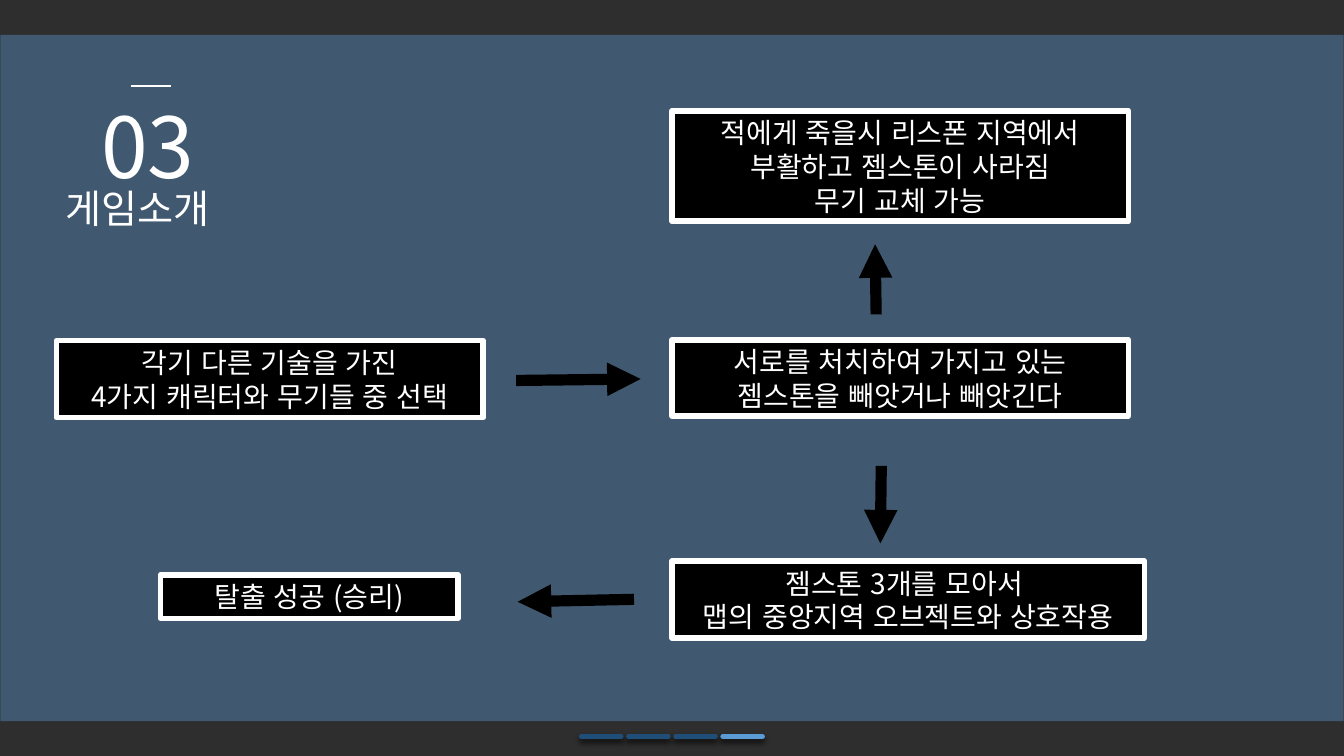
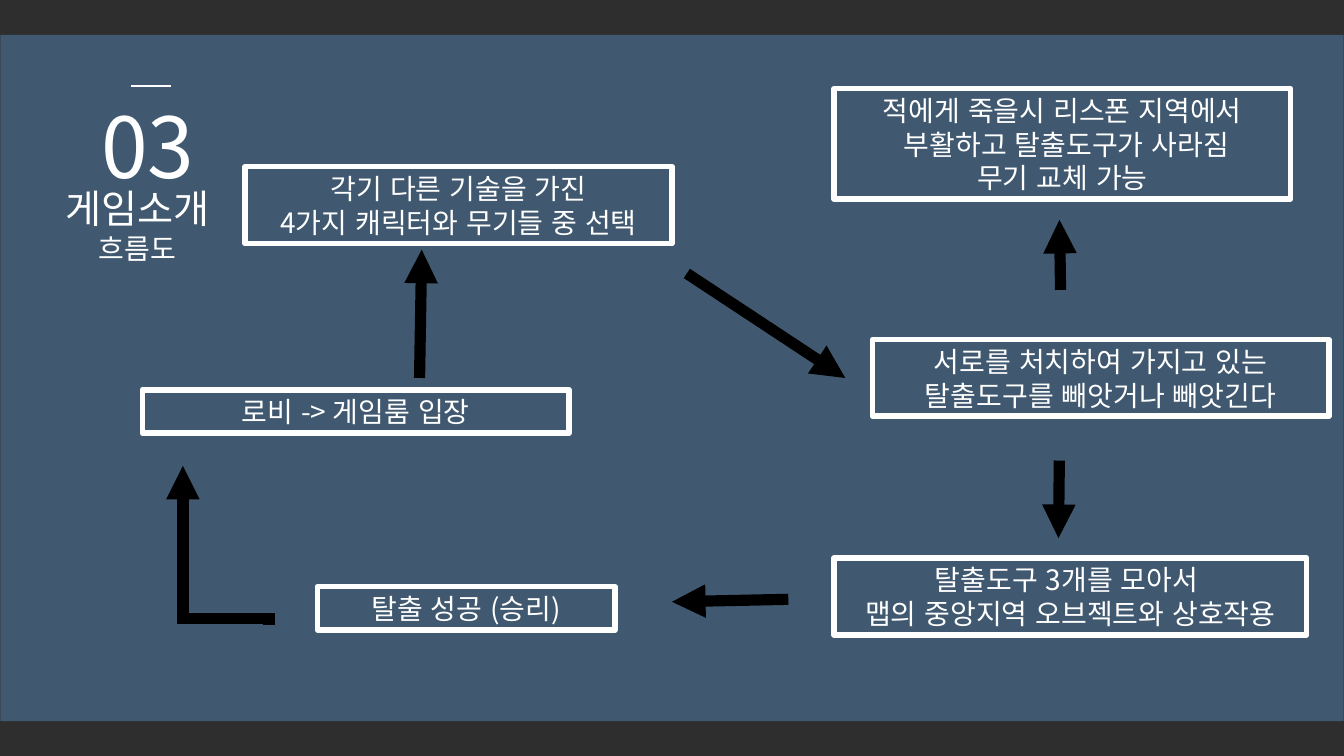
Before and after one commit to SuperTaeJun/GraduationWork, a slide deck: slide 6 of 졸업작품 제안서/졸업작품 제안서ver3.pptx. Drawn at 1344x756 pixels with LibreOffice and Linux fonts; fonts in the diff are those of the drawing; background and template pictures are left out; a plain dark background stands for a picture behind light text. Boxes give left, top, right and bottom in pixels: in the first picture for what was removed or moved away, otherwise in the second. Text is boxed around its words. In the diff, an @@ line names an element or a change of style, - is before the commit and + after.

```diff
--- a/졸업작품 제안서/졸업작품 제안서ver3.pptx
+++ b/졸업작품 제안서/졸업작품 제안서ver3.pptx
@@ rectangle "적에게 죽을시 리스폰 지역에서": place and size @@
-rectangle "적에게 죽을시 리스폰 지역에서" at (673,111,1129,222)
+rectangle "적에게 죽을시 리스폰 지역에서" at (835,89,1292,200)
@@ text in rectangle at (883,98,1242,158): text changed @@
-적에게 죽을시 리스폰 지역에서 부활하고 젬스톤이 사라짐
+적에게 죽을시 리스폰 지역에서
+부활하고 탈출도구가 사라짐
@@ rectangle "각기 다른 기술을 가진": place and size @@
-rectangle "각기 다른 기술을 가진" at (56,341,483,418)
+rectangle "각기 다른 기술을 가진" at (245,166,671,244)
@@ text at (99,236,176,261): paragraph added @@
+흐름도
@@ arrow moved from (876, 315) - (875, 244) to (1061, 290) - (1060, 220) @@
@@ arrow added from (419, 378) to (421, 250), #000000 8 pt @@
@@ arrow moved from (516, 380) - (641, 379) to (687, 273) - (846, 378) @@
@@ fill #000000 to none in 5 elements at (318,587,615,630), (835,559,1308,635), (835,89,1292,200), (245,166,671,244), (872,340,1329,416) @@
@@ rectangle "서로를 처치하여 가지고 있는 탈출도구를 ...": place and size @@
-rectangle "서로를 처치하여 가지고 있는 탈출도구를 ..." at (673,340,1129,416)
+rectangle "서로를 처치하여 가지고 있는 탈출도구를 ..." at (872,340,1329,416)
@@ text in rectangle at (925,349,1276,414): text changed @@
-서로를 처치하여 가지고 있는 젬스톤을 빼앗거나 빼앗긴다
+서로를 처치하여 가지고 있는 탈출도구를 빼앗거나 빼앗긴다
@@ rectangle added at (142,390,569,434), outline #FFFFFF 4 pt, 20 pt, text #FFFFFF @@
+로비 -> 게임룸 입장
@@ elbow arrow added from (269, 625) to (182, 466), #000000 8 pt @@
@@ arrow moved from (881, 466) - (880, 543) to (1060, 461) - (1059, 538) @@
@@ rectangle "탈출도구 3개를 모아서": place and size @@
-rectangle "탈출도구 3개를 모아서" at (673,562,1145,638)
+rectangle "탈출도구 3개를 모아서" at (835,559,1308,635)
@@ text in rectangle at (935,566,1198,593): text changed @@
-젬스톤 3개를 모아서
+탈출도구 3개를 모아서
@@ rectangle "탈출 성공 (승리)": place and size @@
-rectangle "탈출 성공 (승리)" at (160,575,458,618)
+rectangle "탈출 성공 (승리)" at (318,587,615,630)
@@ arrow moved from (634, 600) - (518, 602) to (788, 600) - (673, 602) @@
@@ line removed from (582, 737) to (621, 737) @@
@@ line removed from (629, 737) to (668, 737) @@
@@ line removed from (676, 737) to (716, 737) @@
@@ line removed from (723, 737) to (762, 737) @@
```
Also in this commit, not shown: 14 other slides changed.
